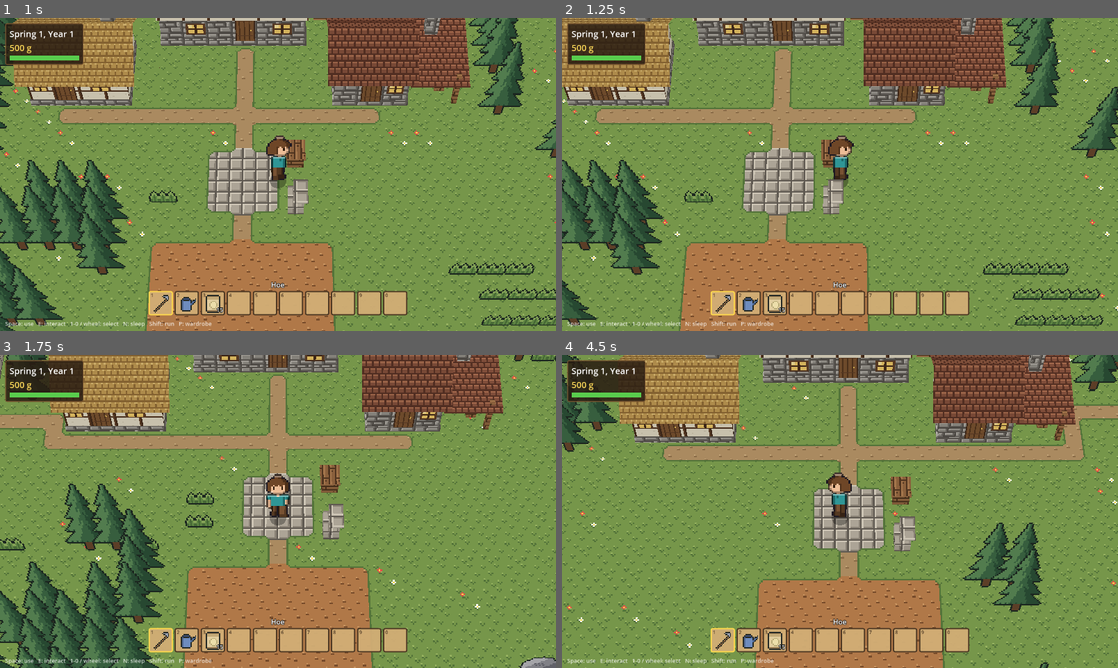
Above: before the commit, frames 1-4 (two rows, left to right).
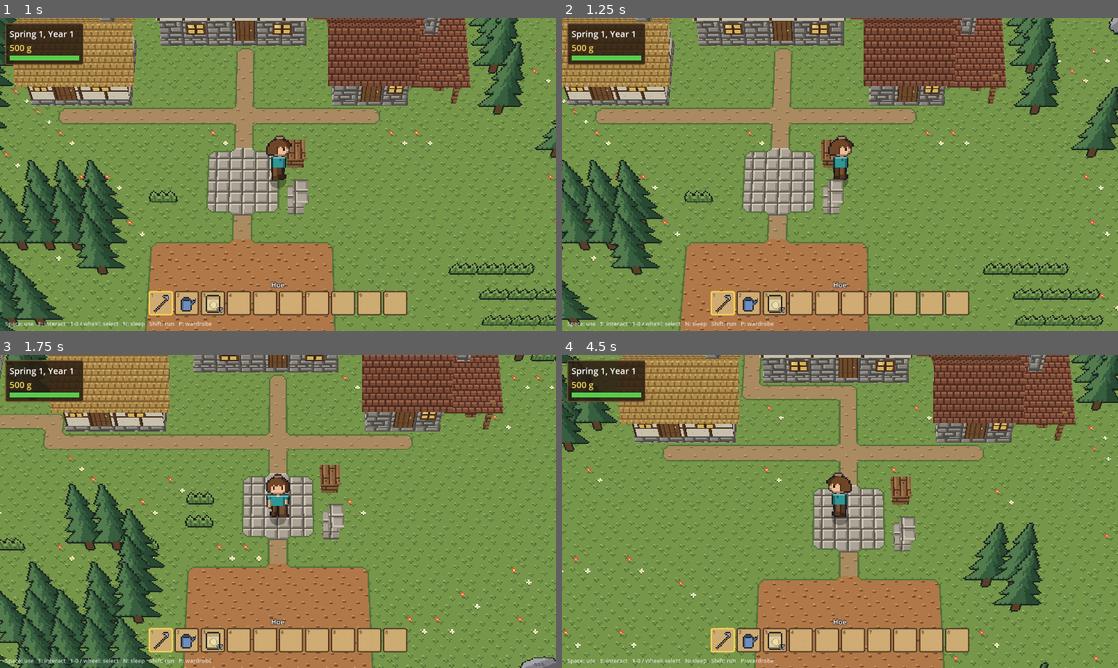
Above: after the commit, the same moments.

Repository: grimechristopher/procedural-game
Game: Godot game, scene res://scenes/main.tscn
Same seed, same stepped clock (60 frames per second), same inputs: the game is played once before the commit and once after it.
Inputs (mouse positions are in pixels of both pictures, inside the frame that each line leads up to):
- Up to frame 1 (1 s): tap Enter (ui_accept) at 0.5, 0.77 s; move the mouse to (400, 158) at 0.52 s; hold D (move_right) from 0.53 s (still down); hold R (regenerate) from 0.53 s (still down); click (400, 158) at 0.67 s; tap Shift (run) at 0.8 s
- Up to frame 2 (1.25 s): keep holding D (move_right); keep holding R (regenerate)
- Up to frame 3 (1.75 s): move the mouse to (166, 527) at 1.27 s; release D (move_right) at 1.28 s; release R (regenerate) at 1.28 s; hold S (move_down) from 1.28 s (still down); tap Shift (run) at 1.35 s; tap Enter (ui_accept) at 1.52 s; tap R (regenerate) at 1.55 s
- Up to frame 4 (4.5 s): move the mouse to (895, 442) at 2.02 s; release S (move_down) at 2.03 s; hold D (move_right) 2.03-2.78 s; hold Mouse wheel down (hotbar_next) 2.03-2.78 s; tap Shift (run) at 2.3, 3.8 s; move the mouse to (812, 574) at 2.77 s; hold W (move_up) 2.78-3.53 s; tap Mouse wheel up (hotbar_prev) at 2.85 s; click (812, 574) at 2.92 s; tap Enter (ui_accept) at 3.02, 3.77 s; tap R (regenerate) at 3.05, 4.35 s; move the mouse to (1006, 558) at 3.52 s; hold E (interact) 3.53-4.28 s; hold A (move_left) from 3.53 s (still down); move the mouse to (673, 464) at 4.27 s

Frame 1 is identical in both runs. In frame 2, less than 0.1% of the frame differs, in the area x 98-100%, y 0-6%; in frame 3, 0.3%; in frame 4, 3.9%, in the area x 0-100%, y 0-99%.

Commit message:
Full cliffs on steep ground; no half shelves squeezed between cliffs
Gentle slopes climbing about half a block per cell came out as rows of
one-cell half-cliff strips, which the connector then dug corridors and pits
through. Steep ground (measured over a few cells) now gets full cliffs,
banked or stacked two or three high by steepness, and gentle cells beside
full cliffs round to whole blocks.

Co-Authored-By: Claude Opus 5.5 <noreply@anthropic.com>
Claude-Session: https://claude.ai/code/session_01QBAyNdiLYtBbpQzeaWaTYf

Diff:
--- a/scripts/terrain_mesh.gd
+++ b/scripts/terrain_mesh.gd
@@ -294,7 +294,7 @@
 	return false
 
 func _cliffy(c: Vector2i) -> bool:
-	return terrain.is_cliffy(c.x, c.y)
+	return world.is_cliffy_at(c)
 
 # --- Raised blocks and ground-level shores ---------------------------------
 
--- a/scripts/world.gd
+++ b/scripts/world.gd
@@ -152,6 +152,16 @@
 const SETTLEMENT_BLEND := 8.0
 ## Cells over which the land falls away into ocean at the map's edge.
 const ISLAND_FALLOFF := 10.0
+## Elevation slopes (blocks per cell) past which ground gets full cliffs:
+## stepping back, then stacked two high, then three. Each keeps shelves
+## between cliffs about two cells wide or more (half cliffs at a quarter
+## block per cell come every two cells).
+const STEEP_SLOPE := 0.25
+const SHEER_SLOPE := 0.6
+const WALL_SLOPE := 0.95
+## How far either side of a cell its slope is measured, so patches of
+## cliffs come out whole rather than speckled.
+const STEEP_REACH := 2
 ## Highest ground, in blocks.
 const MAX_HEIGHT := 10
 ## Ground this many blocks high or higher is bare rock.
@@ -172,6 +182,8 @@
 var _block_material: ShaderMaterial
 var _building_meshes: Node3D
 var _edges: Node3D
+## Ground heights from the last generate, in half blocks (-1 is water).
+var height_map := PackedInt32Array()
 ## Leaves terrain blocks undrawn in the GridMap, for TerrainMesh to draw.
 ## (Off for hand-built test maps, which have no terrain mesh.)
 @export var hide_terrain_blocks := true
@@ -224,6 +236,7 @@
 	_place_scenery(terrain, heights, reserved)
 	_connect_everything(heights, reserved)
 	_bury_covered_blocks()
+	height_map = heights
 	_edges = TerrainMesh.build(self, heights, terrain)
 	add_child(_edges)
 
@@ -237,34 +250,91 @@
 ## back one block at a time.
 ##
 ## Built from the terrain's elevation, flattened round the settlement, sunk
-## into ocean at the edges, terraced so no cell drops further than its
+## into ocean at the edges, given full cliffs wherever it's steep,
+## terraced so no cell drops further than its
 ## cliffs allow, and smoothed of one-cell knobs and pits.
 func _shape_heights(terrain: Terrain) -> PackedInt32Array:
 	var heights := PackedInt32Array()
 	heights.resize(map_size.x * map_size.y)
 	_max_drop.resize(map_size.x * map_size.y)
+	var elevation := PackedFloat32Array()
+	elevation.resize(map_size.x * map_size.y)
 	for z in map_size.y:
 		for x in map_size.x:
-			var i := z * map_size.x + x
 			var e := terrain.elevation(x, z)
 			var edge := minf(minf(x, map_size.x - 1 - x), minf(z, map_size.y - 1 - z)) / ISLAND_FALLOFF
 			e = lerpf(-2.0, e, smoothstep(0.0, 1.0, edge))
 			var d := Vector2(x, z).distance_to(Vector2(spawn_cell))
-			e = lerpf(0.25, e, smoothstep(SETTLEMENT_RADIUS, SETTLEMENT_RADIUS + SETTLEMENT_BLEND, d))
+			elevation[z * map_size.x + x] = lerpf(0.25, e, smoothstep(SETTLEMENT_RADIUS, SETTLEMENT_RADIUS + SETTLEMENT_BLEND, d))
+	for z in map_size.y:
+		for x in map_size.x:
+			var i := z * map_size.x + x
+			var tiers := _steep_tiers(elevation, Vector2i(x, z))
 			if terrain.is_cliffy(x, z):
+				tiers = maxi(tiers, terrain.cliff_tiers(x, z))
+			_max_drop[i] = 2 * tiers if tiers > 0 else 1
+	for z in map_size.y:
+		for x in map_size.x:
+			var i := z * map_size.x + x
+			var e := elevation[i]
+			if e < 0.0:
+				heights[i] = -1
+			elif _max_drop[i] > 1:
 				# Rounded to whole stacks of cliffs, so where they stack the
 				# ground rises in tall walls with wide shelves between.
-				var tiers := terrain.cliff_tiers(x, z)
-				_max_drop[i] = 2 * tiers
-				heights[i] = -1 if e < 0.0 else 2 * mini(floori(e / tiers) * tiers, MAX_HEIGHT)
+				var tiers := _max_drop[i] / 2
+				heights[i] = 2 * mini(floori(e / tiers) * tiers, MAX_HEIGHT)
+			elif _beside_cliffs(Vector2i(x, z)):
+				# Half cliffs give way beside full ones, rather than leaving
+				# half-block shelves squeezed between them.
+				heights[i] = 2 * mini(floori(e), MAX_HEIGHT)
 			else:
-				_max_drop[i] = 1
-				heights[i] = -1 if e < 0.0 else mini(floori(e * 2.0), MAX_HEIGHT * 2)
+				heights[i] = mini(floori(e * 2.0), MAX_HEIGHT * 2)
 	_terrace(heights)
 	for i in 3:
 		_despeckle(heights)
 		_terrace(heights)
 	return heights
+
+
+## Cliffs for steep ground, however gentle its style: half cliffs there
+## would come every cell, in rows of one-cell shelves. Full cliffs step
+## back (banks) where it's steep, and stack two or three high where it's
+## steeper still. 0 where half cliffs will do.
+func _steep_tiers(elevation: PackedFloat32Array, cell: Vector2i) -> int:
+	var slope := 0.0
+	for d: Vector2i in [Vector2i(1, 0), Vector2i(0, 1), Vector2i(1, 1), Vector2i(1, -1)]:
+		var a := cell + d * STEEP_REACH
+		var b := cell - d * STEEP_REACH
+		a = a.clamp(Vector2i.ZERO, map_size - Vector2i.ONE)
+		b = b.clamp(Vector2i.ZERO, map_size - Vector2i.ONE)
+		if a == b:
+			continue
+		var run := Vector2(a - b).length()
+		var rise := absf(elevation[a.y * map_size.x + a.x] - elevation[b.y * map_size.x + b.x]) / run
+		slope = maxf(slope, rise)
+	if slope > WALL_SLOPE:
+		return 3
+	return 2 if slope > SHEER_SLOPE else (1 if slope > STEEP_SLOPE else 0)
+
+
+func _beside_cliffs(cell: Vector2i) -> bool:
+	for d in ORTHOGONAL:
+		var n := cell + d
+		if n.x >= 0 and n.y >= 0 and n.x < map_size.x and n.y < map_size.y and is_cliffy_at(n):
+			return true
+	return false
+
+
+## Whether a cell's cliffs are full cliffs (rock), not half cliffs.
+func is_cliffy_at(cell: Vector2i) -> bool:
+	return _max_drop[cell.y * map_size.x + cell.x] > 1
+
+
+## Whether a cell's full cliffs step back one at a time, as HGSS-style
+## banks, rather than stacking into vertical walls.
+func has_banks_at(cell: Vector2i) -> bool:
+	return _max_drop[cell.y * map_size.x + cell.x] == 2
 
 
 ## Lowers cells until none drops further to a side neighbour than its
@@ -345,7 +415,7 @@
 			if heights[z * map_size.x + x] < 0 or Vector2(cell).distance_to(Vector2(spawn_cell)) < settled:
 				continue
 			# Banks turn their own corners.
-			if not terrain.has_banks(x, z):
+			if not has_banks_at(cell):
 				_wedge_corner(cell, heights)
 	for z in map_size.y:
 		for x in map_size.x:
@@ -353,7 +423,7 @@
 				_maybe_ramp(Vector2i(x, z), heights)
 	for z in map_size.y:
 		for x in map_size.x:
-			if terrain.has_banks(x, z):
+			if has_banks_at(Vector2i(x, z)):
 				_place_banks(Vector2i(x, z), heights)
 
 
Not shown, changed: documentation/terrain/README.md
